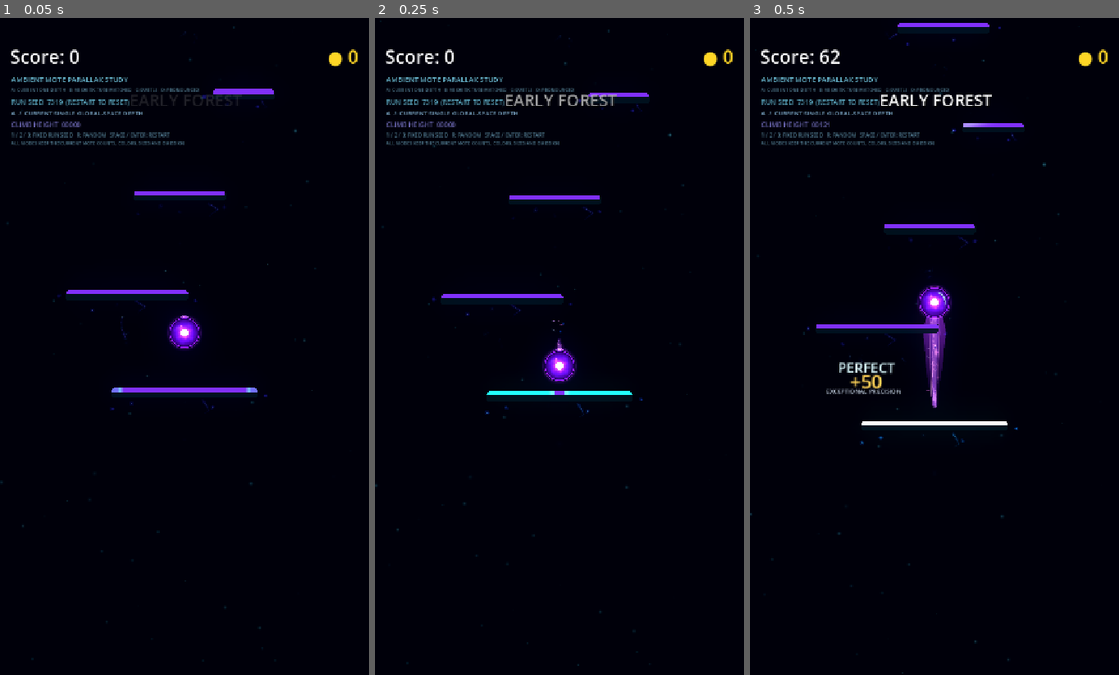
Above: before the commit, frames 1-3 (left to right).
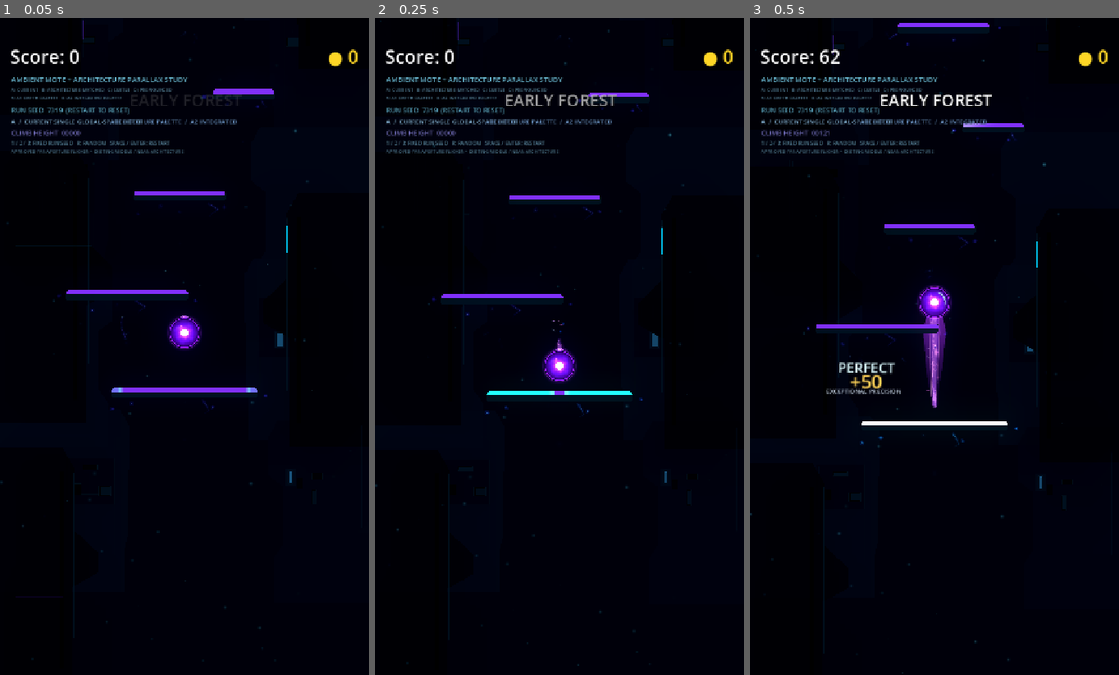
Above: after the commit, the same moments.

Repository: Kryodo/TowerJump
Game: Godot game, scene res://scenes/ambient_mote_parallax_test.tscn
Same seed, same stepped clock (60 frames per second), same inputs: the game is played once before the commit and once after it. This scene is started directly instead of the project's main scene.
Inputs:
- Up to frame 1 (0.05 s): no input
- Up to frame 2 (0.25 s): no input
- Up to frame 3 (0.5 s): no input

The runs differ from the first frame. In frame 1, 2.0% of the frame differs, in the area x 2-80%, y 0-71%; in frame 2, 2.0%; in frame 3, 2.0%.

Commit message:
Combine approved architecture with ambient mote parallax test

Diff:
--- a/scripts/ambient_mote_parallax_test.gd
+++ b/scripts/ambient_mote_parallax_test.gd
@@ -3,6 +3,14 @@
 ## The main game scene is instantiated as a reference; production files are untouched.
 
 const MAIN_GAME_SCENE: PackedScene = preload("res://scenes/main.tscn")
+const BACKGROUND_SCRIPT: Script = preload("res://scripts/procedural_architecture_background.gd")
+const BACKGROUND_NAVY := Color(0.007843138, 0.023529412, 0.050980393, 1.0) # #02060D
+const WORLD_WIDTH: float = 720.0
+const STRUCTURE_TOP_Y: float = -10400.0
+const STRUCTURE_BOTTOM_Y: float = 1600.0
+const PALETTE_A1_DEPTH: int = 4
+const PALETTE_A2_INTEGRATED: int = 11
+const LIFE_COMPACT_PANEL_FLICKER: int = 8
 const MOTE_PATHS: Array[NodePath] = [
 	NodePath("GameCamera/AmbientMotes"),
 	NodePath("GameCamera/AmbientMotesNear"),
@@ -31,8 +39,11 @@
 var _initial_transforms: Array[Transform2D] = []
 var _initial_local_coords: Array[bool] = []
 var _parallax_layers: Array[Parallax2D] = []
+var _architecture: Node2D
+var _palette_variant: int = PALETTE_A2_INTEGRATED
 var _seed_label: Label
 var _variant_label: Label
+var _palette_label: Label
 var _height_label: Label
 var _variant: TestVariant = TestVariant.CURRENT_SINGLE_DEPTH
 var _start_y: float
@@ -75,7 +86,9 @@
 		_initial_local_coords.append(emitter.local_coords)
 
 	_start_y = _ball.global_position.y
+	_create_architecture()
 	_set_variant(_variant)
+	_set_palette(_palette_variant)
 	_update_seed_label(initial_seed)
 
 
@@ -100,6 +113,10 @@
 			_set_variant(TestVariant.SUBTLE_DEPTH)
 		KEY_D:
 			_set_variant(TestVariant.PRONOUNCED_DEPTH)
+		KEY_5:
+			_set_palette(PALETTE_A1_DEPTH)
+		KEY_6:
+			_set_palette(PALETTE_A2_INTEGRATED)
 		KEY_1:
 			_set_seed(7319)
 		KEY_2:
@@ -170,6 +187,37 @@
 		emitter.restart()
 
 
+func _set_palette(value: int) -> void:
+	_palette_variant = value
+	if _architecture != null:
+		_architecture.call("set_palette_variant", _palette_variant)
+	if _palette_label != null:
+		_palette_label.text = (
+			"ARCHITECTURE PALETTE  /  A1 DEPTH"
+			if _palette_variant == PALETTE_A1_DEPTH
+			else "ARCHITECTURE PALETTE  /  A2 INTEGRATED"
+		)
+
+
+func _create_architecture() -> void:
+	# Reuse the approved architecture stack, including the compact aperture
+	# treatment and stationary switch/shimmer lighting from the milestone branch.
+	_architecture = Node2D.new()
+	_architecture.name = "ApprovedEnvironmentArchitecture"
+	_architecture.set_script(BACKGROUND_SCRIPT)
+	_architecture.set("environment_seed", initial_seed)
+	_architecture.set("palette_variant", _palette_variant)
+	_architecture.set("life_treatment", LIFE_COMPACT_PANEL_FLICKER)
+	_architecture.set("world_width", WORLD_WIDTH)
+	_architecture.set("section_top_y", STRUCTURE_TOP_Y)
+	_architecture.set("section_bottom_y", STRUCTURE_BOTTOM_Y)
+	_architecture.set("camera_path", NodePath("../GameCamera"))
+	_architecture.z_index = -50
+	_game.add_child(_architecture)
+	_architecture.call("set_background_fill_override", BACKGROUND_NAVY)
+	_architecture.call("set_environment_seed", initial_seed)
+
+
 func _set_seed(value: int) -> void:
 	initial_seed = value
 	_restart_game()
@@ -182,6 +230,7 @@
 	_game = null
 	_camera = null
 	_ball = null
+	_architecture = null
 	_emitters.clear()
 	_initial_transforms.clear()
 	_initial_local_coords.clear()
@@ -198,48 +247,61 @@
 	_add_label(
 		canvas,
 		Vector2(22.0, 110.0),
-		"AMBIENT MOTE PARALLAX STUDY",
+		"AMBIENT MOTE + ARCHITECTURE PARALLAX STUDY",
 		14,
 		Color(0.43, 0.75, 0.85, 0.95)
 	)
 	_add_label(
 		canvas,
 		Vector2(22.0, 133.0),
-		"A: CURRENT ONE-DEPTH   B: ARCHITECTURE-MATCHED   C: SUBTLE   D: PRONOUNCED",
+		"A: CURRENT   B: ARCHITECTURE-MATCHED   C: SUBTLE   D: PRONOUNCED",
 		9,
 		Color(0.36, 0.54, 0.64, 0.95)
 	)
+	_add_label(
+		canvas,
+		Vector2(22.0, 149.0),
+		"5: A1 DEPTH PALETTE   6: A2 INTEGRATED PALETTE",
+		9,
+		Color(0.36, 0.54, 0.64, 0.95)
+	)
 
 	_seed_label = Label.new()
-	_seed_label.position = Vector2(22.0, 155.0)
+	_seed_label.position = Vector2(22.0, 171.0)
 	_set_label_theme(_seed_label, 13, Color(0.36, 0.66, 0.76, 0.95))
 	canvas.add_child(_seed_label)
 
 	_variant_label = Label.new()
-	_variant_label.position = Vector2(22.0, 177.0)
+	_variant_label.position = Vector2(22.0, 193.0)
 	_set_label_theme(_variant_label, 12, Color(0.52, 0.70, 0.83, 0.96))
 	canvas.add_child(_variant_label)
 
+	_palette_label = Label.new()
+	_palette_label.position = Vector2(215.0, 193.0)
+	_set_label_theme(_palette_label, 12, Color(0.45, 0.62, 0.82, 0.96))
+	canvas.add_child(_palette_label)
+
 	_height_label = Label.new()
-	_height_label.position = Vector2(22.0, 199.0)
+	_height_label.position = Vector2(22.0, 215.0)
 	_set_label_theme(_height_label, 13, Color(0.45, 0.43, 0.74, 0.95))
 	canvas.add_child(_height_label)
 
 	_add_label(
 		canvas,
-		Vector2(22.0, 221.0),
+		Vector2(22.0, 237.0),
 		"1 / 2 / 3: FIXED RUN SEED   R: RANDOM   SPACE / ENTER: RESTART",
 		10,
 		Color(0.36, 0.54, 0.64, 0.90)
 	)
 	_add_label(
 		canvas,
-		Vector2(22.0, 237.0),
-		"ALL MODES KEEP THE CURRENT MOTE COUNTS, COLORS, SIZES AND EMISSION",
+		Vector2(22.0, 253.0),
+		"APPROVED FAR APERTURE FLICKER + EXISTING MIDDLE / NEAR ARCHITECTURE",
 		9,
 		Color(0.36, 0.54, 0.64, 0.90)
 	)
 	_update_seed_label(initial_seed)
+	_set_palette(_palette_variant)
 
 
 func _add_label(
